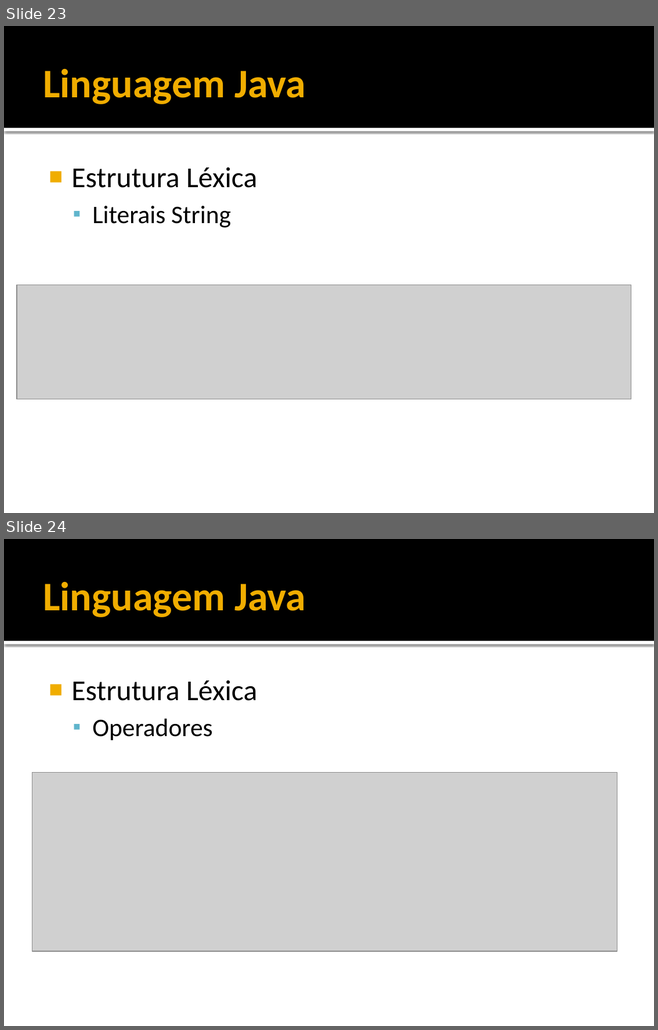
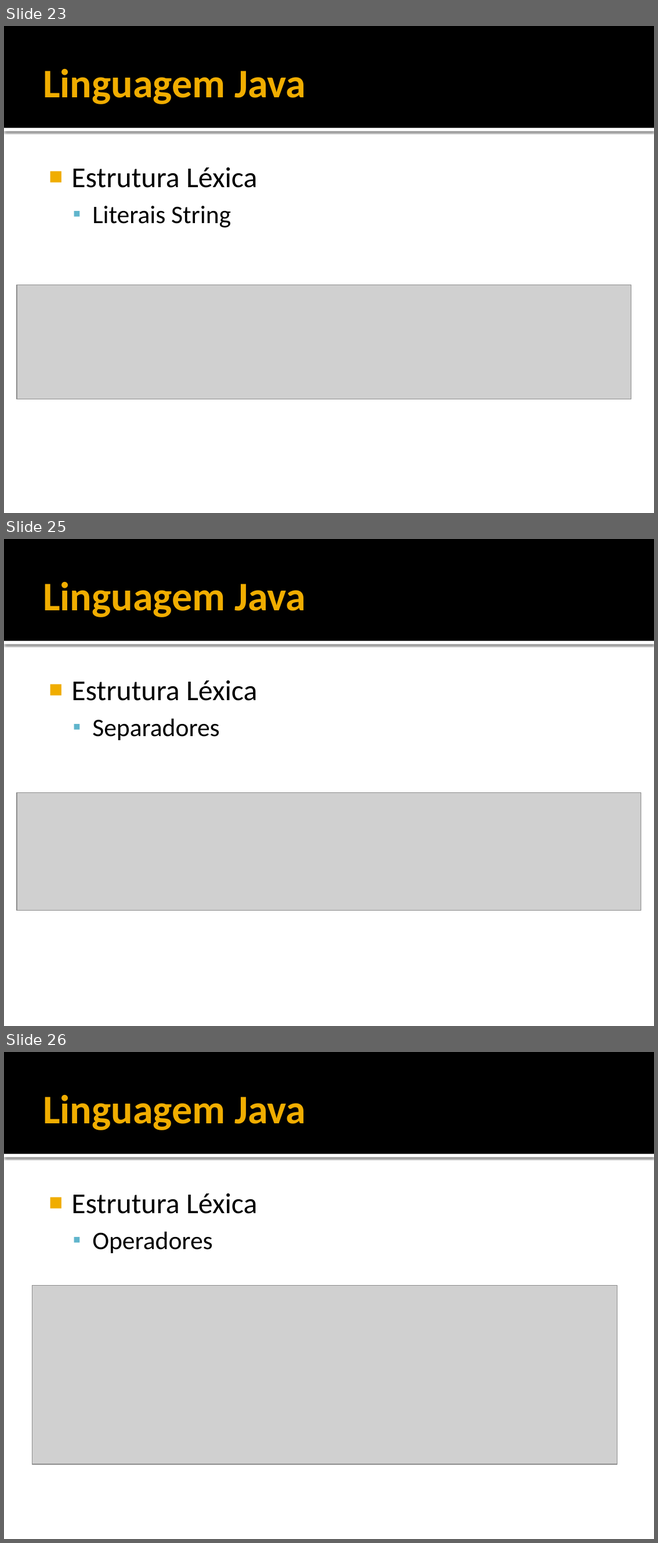
Before and after one commit to filosofisto/cpb-treinamento, a slide deck: Fundamentos/Fundamentos - Java Basico.pptx. Shown one above the other, each under a label of ours: slides 23 and 24 before the commit, slides 23, 25 and 26 after it; the slides between them are not shown. The pictures are 658x1030 and 658x1543 pixels, drawn with LibreOffice and Linux fonts; fonts in the diff are those of the drawing; grey boxes stand for pictures. Boxes give left, top, right and bottom in pixels: in the first picture for what was removed or moved away, otherwise in the second. Text is boxed around its words. In the diff, an @@ line names an element or a change of style, - is before the commit and + after.

```diff
--- a/Fundamentos/Fundamentos - Java Basico.pptx
+++ b/Fundamentos/Fundamentos - Java Basico.pptx
@@ slide 25 added at box(4, 539, 654, 1026), background #FFFFFF; not listed: 2 template elements that a slide beside it also shows @@
@@ title added at box(43, 582, 306, 617), 45 pt, text #F0AD00, bold @@
+Linguagem Java
@@ text added at box(71, 680, 257, 740), 32 pt, text #000000 @@
+■ Estrutura Léxica
+  ▪ Separadores
@@ picture added at box(17, 793, 641, 911) @@
@@ what was slide 24 is now slide 26 @@
```
Also in this commit, not shown: 2 slides changed, 1 other slide added, 2 other files.
